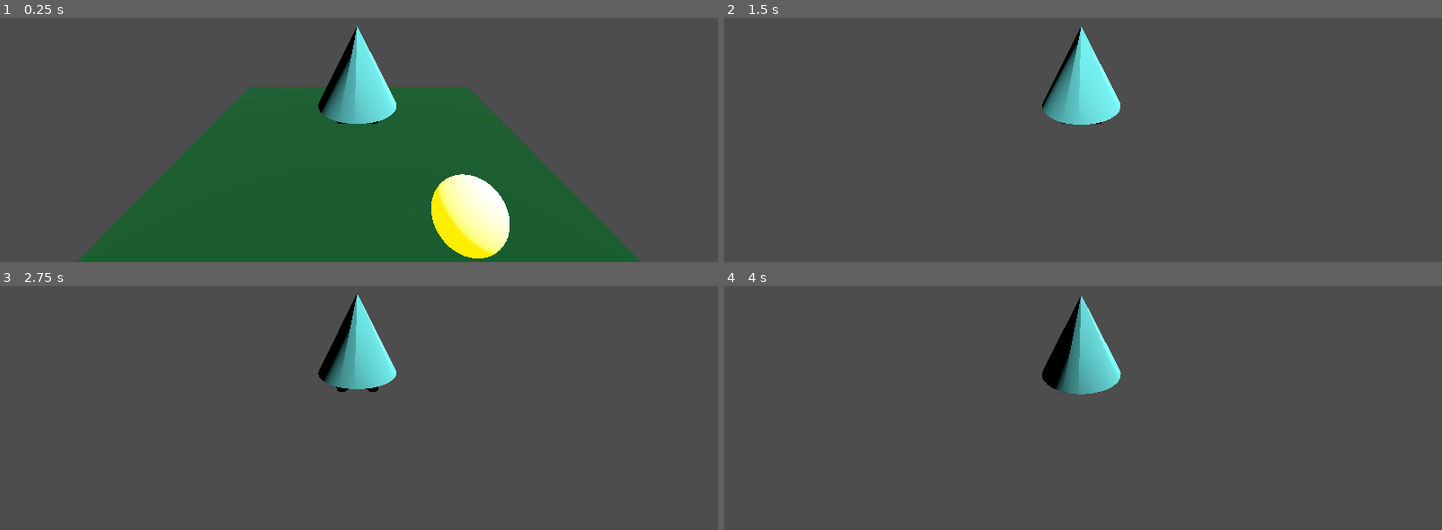
Above: before the commit, frames 1-4 (two rows, left to right).
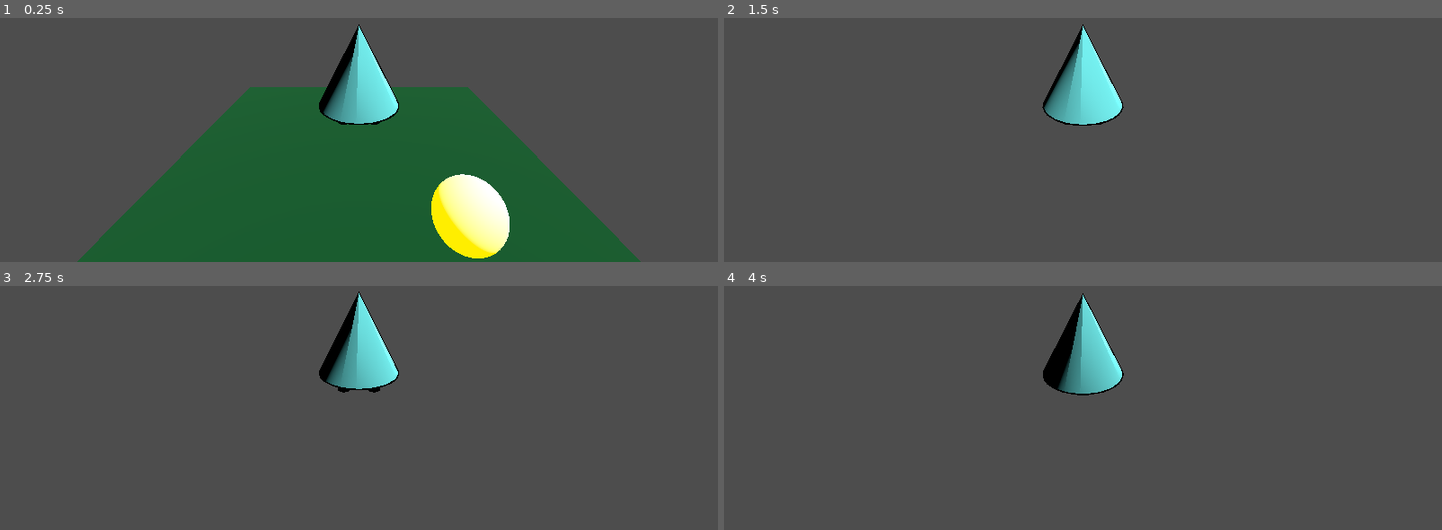
Above: after the commit, the same moments.

Repository: lucassutherland/GodotJam2
Game: Godot game, scene res://scenes/main.tscn
Same seed, same stepped clock (60 frames per second), same inputs: the game is played once before the commit and once after it.
Inputs (mouse positions are in pixels of both pictures, inside the frame that each line leads up to):
- Up to frame 1 (0.25 s): no input
- Up to frame 2 (1.5 s): move the mouse to (1118, 59) at 0.52 s; hold W (forward) from 0.53 s (still down); tap Space (jump) at 0.77 s; move the mouse to (1047, 61) at 1.27 s
- Up to frame 3 (2.75 s): keep holding W (forward); tap Space (jump) at 1.52 s; tap Enter at 2 s; move the mouse to (373, 322) at 2.02 s
- Up to frame 4 (4 s): keep holding W (forward); tap Space (jump) at 2.75, 3.02, 3.77 s; move the mouse to (1075, 334) at 2.77 s; tap Enter at 3.5 s; move the mouse to (1133, 332) at 3.52 s

The runs differ from the first frame. In frame 1, 0.5% of the frame differs, in the area x 44-56%, y 2-44%; in frame 2, 0.5%, in the area x 44-56%, y 2-45%; in frame 3, 0.5%; in frame 4, 0.5%.

Commit message:
LilDude Outline

Diff:
--- a/scenes/lil_dude.tscn
+++ b/scenes/lil_dude.tscn
@@ -1,7 +1,8 @@
-[gd_scene load_steps=6 format=4 uid="uid://d3c1vc6fbyqnx"]
+[gd_scene load_steps=8 format=4 uid="uid://dgchp7rd1r03k"]
 
 [ext_resource type="Material" uid="uid://bjf7lpojjl0d0" path="res://Material/LilDudeTop.tres" id="1_noarx"]
 [ext_resource type="Material" uid="uid://cfnqyr8cbyhqp" path="res://Material/LilDudeBot.tres" id="2_a0tk4"]
+[ext_resource type="ArrayMesh" uid="uid://dj2sdx6qv5qox" path="res://assets/LilDudeOutline.obj" id="3_vlhae"]
 
 [sub_resource type="ArrayMesh" id="ArrayMesh_hhvjy"]
 _surfaces = [{
@@ -64,13 +65,22 @@
 radius = 1.0
 height = 2.5
 
+[sub_resource type="StandardMaterial3D" id="StandardMaterial3D_bgbaq"]
+shading_mode = 0
+albedo_color = Color(0, 0, 0, 1)
+
 [node name="CharacterBody3D" type="CharacterBody3D"]
 
 [node name="LilDude" type="MeshInstance3D" parent="."]
-transform = Transform3D(-4.37114e-08, 0, 1, 0, 1, 0, -1, 0, -4.37114e-08, -0.0400625, 0.545464, 0.0187683)
+transform = Transform3D(-4.37114e-08, 0, 1, 0, 1, 0, -1, 0, -4.37114e-08, 0, 0.545, 0)
 mesh = SubResource("ArrayMesh_r3fl7")
 skeleton = NodePath("")
 
 [node name="CollisionShape3D" type="CollisionShape3D" parent="."]
 transform = Transform3D(1, 0, 0, 0, 1, 0, 0, 0, 1, 0, 1.26123, 0)
 shape = SubResource("CapsuleShape3D_bidax")
+
+[node name="LilDudeOutline" type="MeshInstance3D" parent="."]
+transform = Transform3D(-4.28372e-08, 0, 0.98, 0, 0.98, 0, -0.98, 0, -4.28372e-08, 0, 0.573, 0)
+material_override = SubResource("StandardMaterial3D_bgbaq")
+mesh = ExtResource("3_vlhae")
Not shown, added: assets/LilDudeOutline.mtl
Not shown, added: assets/LilDudeOutline.obj
Not shown, added: assets/LilDudeOutline.obj.import
Not shown, added: LilDude.blend
Not shown, added: LilDude.blend1
Not shown, added: LilDudeOutline.blend
Not shown, added: LilDudeOutline.blend1
